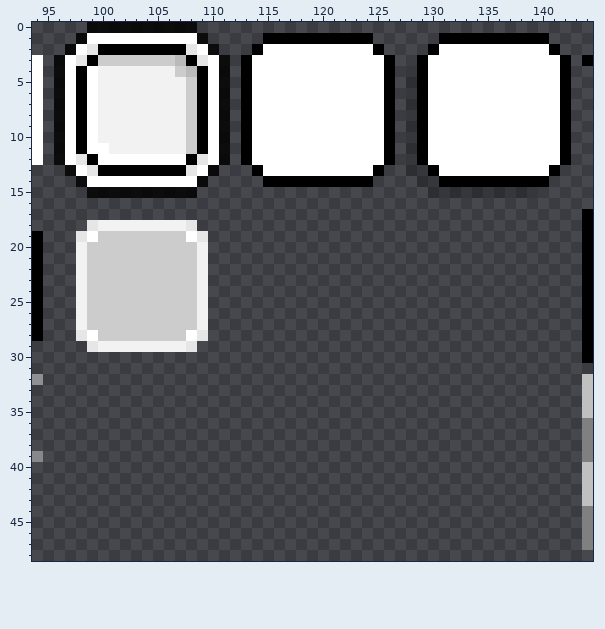
Pixel-art file, stored at aseprite/widget.aseprite. The picture above was drawn from the file before the commit.
256x256 pixels, 1 frame. Pixels under 10% opacity are left out. Colours within 5 levels of each other are drawn and written as one. Shown: x 94..144, y 0..48.
After:
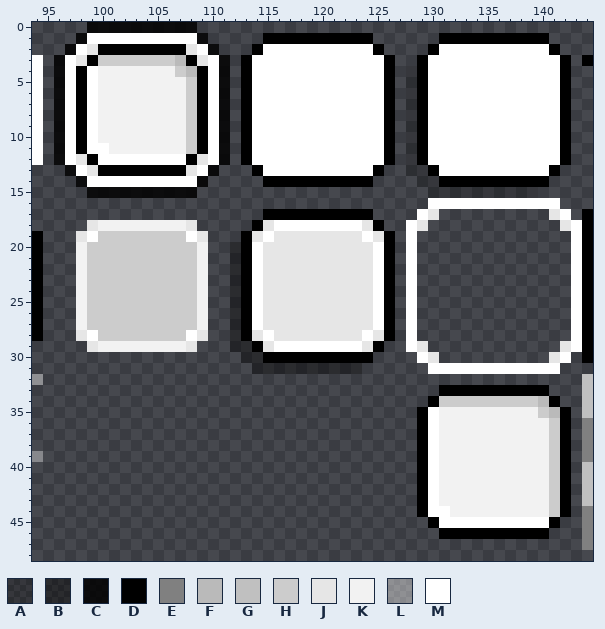
Palette (. is transparent): A #0000003c  B #00000064  C #000000d5  D #000000  E #808080  F #bababa  G #c0c0c0  H #cccccc  J #e6e6e6  K #f2f2f2  L #ffffff64  M #ffffff
Change:
{"change": "layer \"Dialog/BG\" added"}
{"change": "layer \"Dialog/content_inner\" added"}
{"change": "layer \"Dialog/content_outline\" added"}
{"where": "layers \"Dialog/content_outline\", \"Dialog/content_inner\", \"Dialog/BG\""}
{"y":16,"x":130,"old":"............","new":"MMMMMMMMMMMM"}
{"y":17,"x":115,"old":"..........","new":"DDDDDDDDDD"}
{"y":17,"x":129,"old":"..","new":"MJ"}
{"y":17,"x":141,"old":"..","new":"JM"}
{"y":18,"x":114,"old":"............","new":"DJMMMMMMMMJD"}
{"y":18,"x":128,"old":"..","new":"MJ"}
{"y":18,"x":142,"old":"..","new":"JM"}
{"y":19,"x":113,"old":"..............","new":"DJMJJJJJJJJMJD"}
{"y":19,"x":128,"old":".","new":"M"}
{"y":19,"x":143,"old":".","new":"M"}
{"y":20,"x":112,"old":"...............","new":"BDMJJJJJJJJJJMD"}
{"y":20,"x":128,"old":".","new":"M"}
{"y":20,"x":143,"old":".","new":"M"}
{"y":21,"x":112,"old":"...............","new":"BDMJJJJJJJJJJMD"}
{"y":21,"x":128,"old":".","new":"M"}
{"y":21,"x":143,"old":".","new":"M"}
{"y":22,"x":112,"old":"...............","new":"BDMJJJJJJJJJJMD"}
{"y":22,"x":128,"old":".","new":"M"}
{"y":22,"x":143,"old":".","new":"M"}
{"y":23,"x":112,"old":"...............","new":"BDMJJJJJJJJJJMD"}
{"y":23,"x":128,"old":".","new":"M"}
{"y":23,"x":143,"old":".","new":"M"}
{"y":24,"x":112,"old":"...............","new":"BDMJJJJJJJJJJMD"}
{"y":24,"x":128,"old":".","new":"M"}
{"y":24,"x":143,"old":".","new":"M"}
{"y":25,"x":112,"old":"...............","new":"BDMJJJJJJJJJJMD"}
{"y":25,"x":128,"old":".","new":"M"}
{"y":25,"x":143,"old":".","new":"M"}
{"y":26,"x":112,"old":"...............","new":"BDMJJJJJJJJJJMD"}
{"y":26,"x":128,"old":".","new":"M"}
{"y":26,"x":143,"old":".","new":"M"}
{"y":27,"x":112,"old":"...............","new":"BDMJJJJJJJJJJMD"}
{"y":27,"x":128,"old":".","new":"M"}
{"y":27,"x":143,"old":".","new":"M"}
{"y":28,"x":112,"old":"...............","new":"BDJMJJJJJJJJMJD"}
{"y":28,"x":128,"old":".","new":"M"}
{"y":28,"x":143,"old":".","new":"M"}
{"y":29,"x":112,"old":"..............","new":"BBDJMMMMMMMMJD"}
{"y":29,"x":128,"old":"..","new":"MJ"}
{"y":29,"x":142,"old":"..","new":"JM"}
{"y":30,"x":113,"old":"............","new":"BBDDDDDDDDDD"}
{"y":30,"x":129,"old":"..","new":"MJ"}
{"y":30,"x":141,"old":"..","new":"JM"}
{"y":31,"x":114,"old":"..........","new":"BBBBBBBBBB"}
{"y":31,"x":130,"old":"............","new":"MMMMMMMMMMMM"}
{"y":33,"x":131,"old":"..........","new":"DDDDDDDDDD"}
{"y":34,"x":130,"old":"............","new":"DHHHHHHHHHFD"}
{"y":35,"x":129,"old":"..............","new":"DMKKKKKKKKKHFD"}
{"y":36,"x":129,"old":"..............","new":"DMKKKKKKKKKKHD"}
{"y":37,"x":129,"old":"..............","new":"DMKKKKKKKKKKHD"}
{"y":38,"x":129,"old":"..............","new":"DMKKKKKKKKKKHD"}
{"y":39,"x":129,"old":"..............","new":"DMKKKKKKKKKKHD"}
{"y":40,"x":129,"old":"..............","new":"DMKKKKKKKKKKHD"}
{"y":41,"x":129,"old":"..............","new":"DMKKKKKKKKKKHD"}
{"y":42,"x":129,"old":"..............","new":"DMKKKKKKKKKKHD"}
{"y":43,"x":129,"old":"..............","new":"DMKKKKKKKKKKHD"}
{"y":44,"x":129,"old":"..............","new":"DMMKKKKKKKKKHD"}
{"y":45,"x":130,"old":"............","new":"DMMMMMMMMMMD"}
{"y":46,"x":131,"old":"..........","new":"DDDDDDDDDD"}
{"label":"added","picture_box":[230,198,582,539]}
